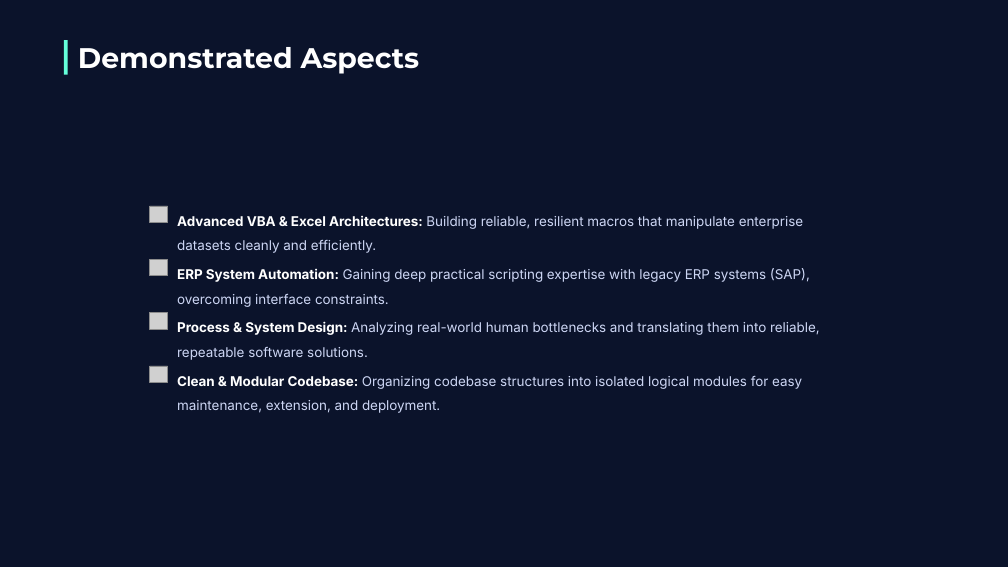
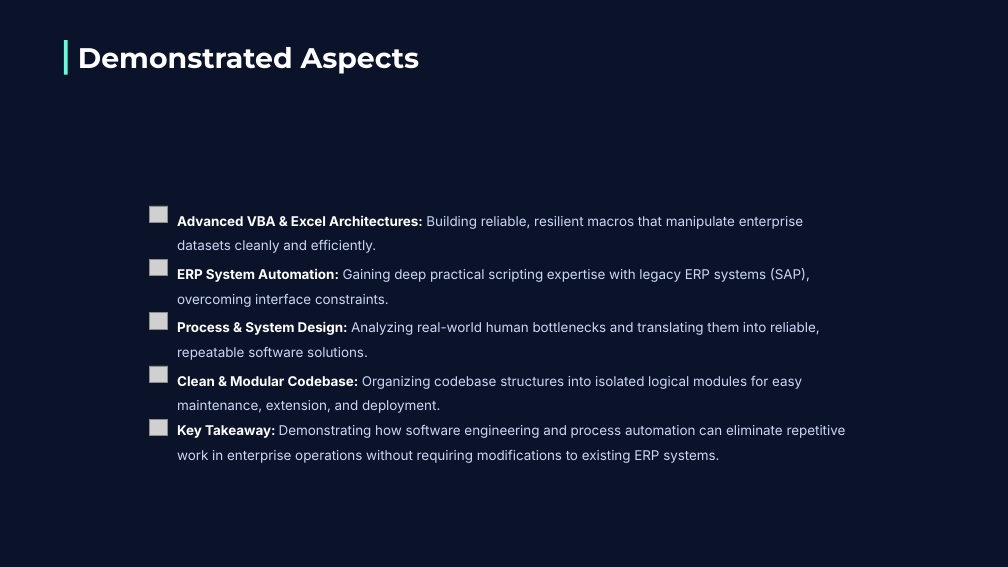
Before and after one commit to seungtaemoon/Portfolio, a slide deck: slide 11 of vba-sap-document-batch-export/Resources/Project_presentation_slides.pptx. Drawn at 1008x567 pixels with LibreOffice and Linux fonts; fonts in the diff are those of the drawing; grey boxes stand for pictures; background and template pictures are left out. Boxes give left, top, right and bottom in pixels: in the first picture for what was removed or moved away, otherwise in the second. Text is boxed around its words. In the diff, an @@ line names an element or a change of style, - is before the commit and + after.

Commit message:
upload presentation slide final

```diff
--- a/vba-sap-document-batch-export/Resources/Project_presentation_slides.pptx
+++ b/vba-sap-document-batch-export/Resources/Project_presentation_slides.pptx
@@ picture added at (x1=150, y1=420, x2=168, y2=436) @@
@@ text at (x1=177, y1=424, x2=846, y2=463): paragraph added @@
+Key Takeaway: Demonstrating how software engineering and process automation can eliminate repetitive work in enterprise operations without requiring modifications to existing ERP systems.
```
Also in this commit, not shown: 2 other slides changed.
